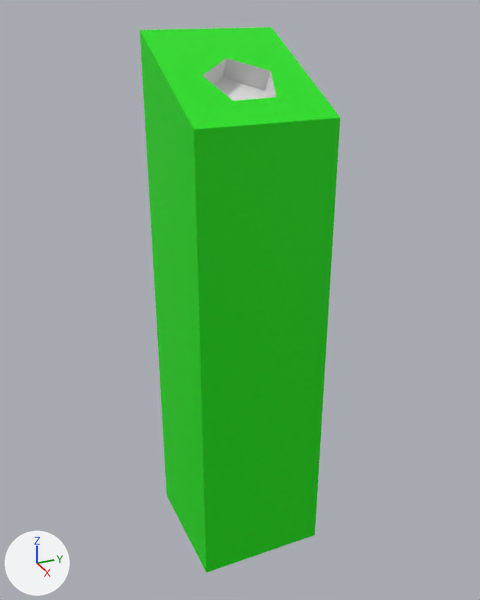
The glTF model blender/gPentaConsole.gltf as it was, and as the next commit left it.
One viewpoint serves both versions: a camera (50 mm lens) standing at (8.38, -3.8, 8.44) and looking at (-0.12, 0.02, 4.2). The axes (+X, +Y, +Z) are drawn at lower left. The lights are the same throughout. Vertices at the same position are counted once.
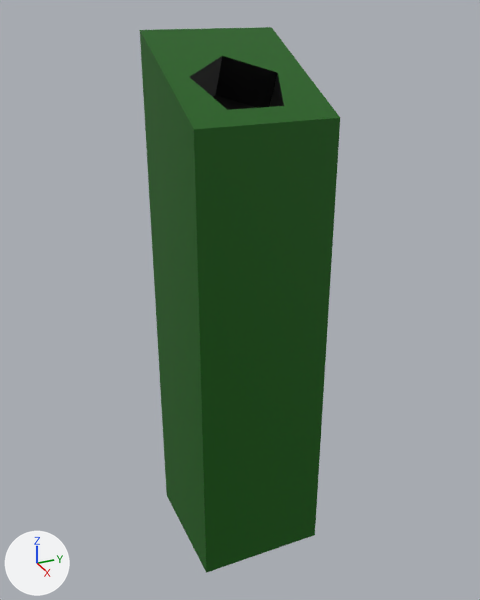
The newer file is also turned or shifted as a whole; pictures and numbers use the older file's frame.

Location of each change, (x1, y1, x2, y2) in pixels of the pictures (480 x 600 px; the box of a moved part takes in the faces that stretch with it):
'Cube.006', recoloured, reshaped
    both: (140, 27, 340, 573)
part 1 of me_cube_006, moved or reshaped
    both: (140, 27, 339, 129)
part 2 of me_cube_006, recoloured (white to black)
    before: (228, 59, 270, 90)
    after: (223, 56, 277, 107)

What the commit changed:
Material 'Material' (mat_material) changes colour from green #13e700 to dark green #0e5e00; in linear values from (0.00664, 0.8, 0.0) to (0.00444, 0.113, 0.0).
Material 'Material.009' (mat_material_009) is new.
Its base color is (0.0, 0.0, 0.0) (black #000000).
me_cube_006 has 18 vertices, 32 faces and spans x -1.0..1.0, y -1.0..1.0, z -1.0..7.0.
me_cube_006 is used by ob_cube_006; location (-0.06, -0.05, 1.03).
me_cube_006 no longer uses material mat_material_001 (white #e7e7e7).
Part 1, on me_cube_006:
1 vertex is removed from x 0.36, y 0.32, z 5.94.
12 faces are deleted.
9 vertices move from x -0.46..0.55, y -0.51..0.49, z 5.93..6.66 to x -0.37..0.71, y -0.69..0.58, z 5.62..6.68.
1 vertex is added at (-0.63, -0.05, 6.14).
12 new faces join them, mat_material_009 (black #000000).
me_cube_006 part 2: 1 face spanning x -0.37..0.04, y -0.05..0.58, z 5.94..6.68 switches from mat_material_001 (white #e7e7e7) to mat_material_009 (black #000000).
me_cube_006 now uses material mat_material_009 (black #000000).
